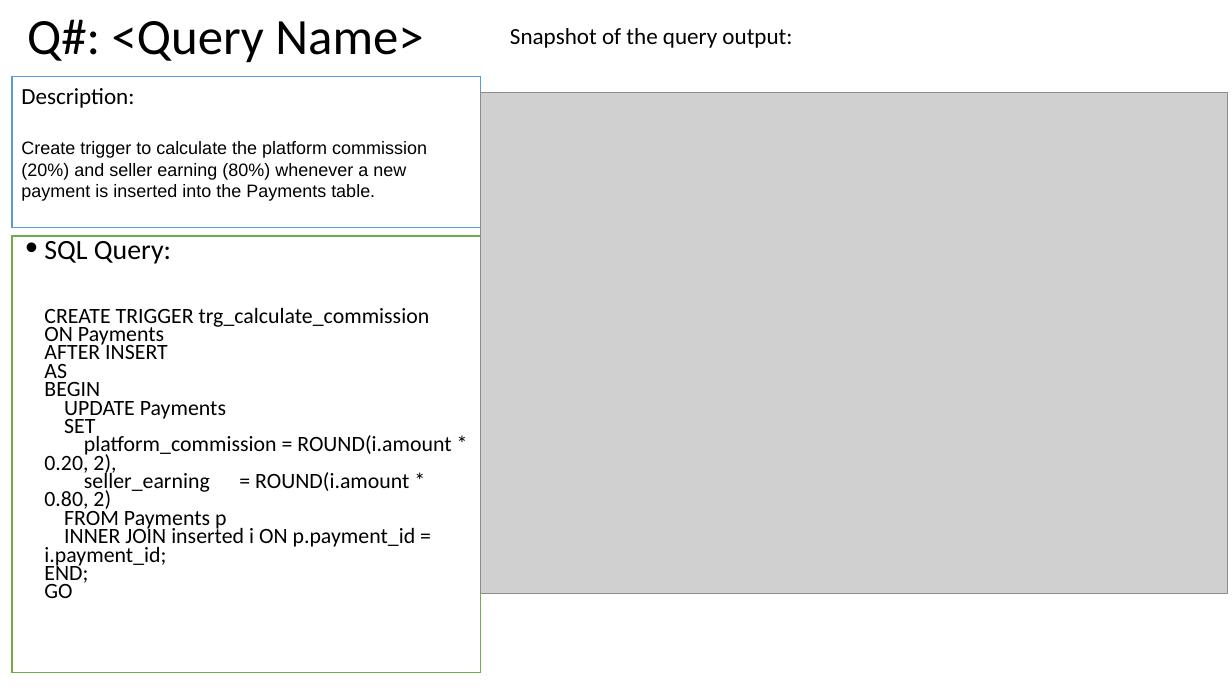
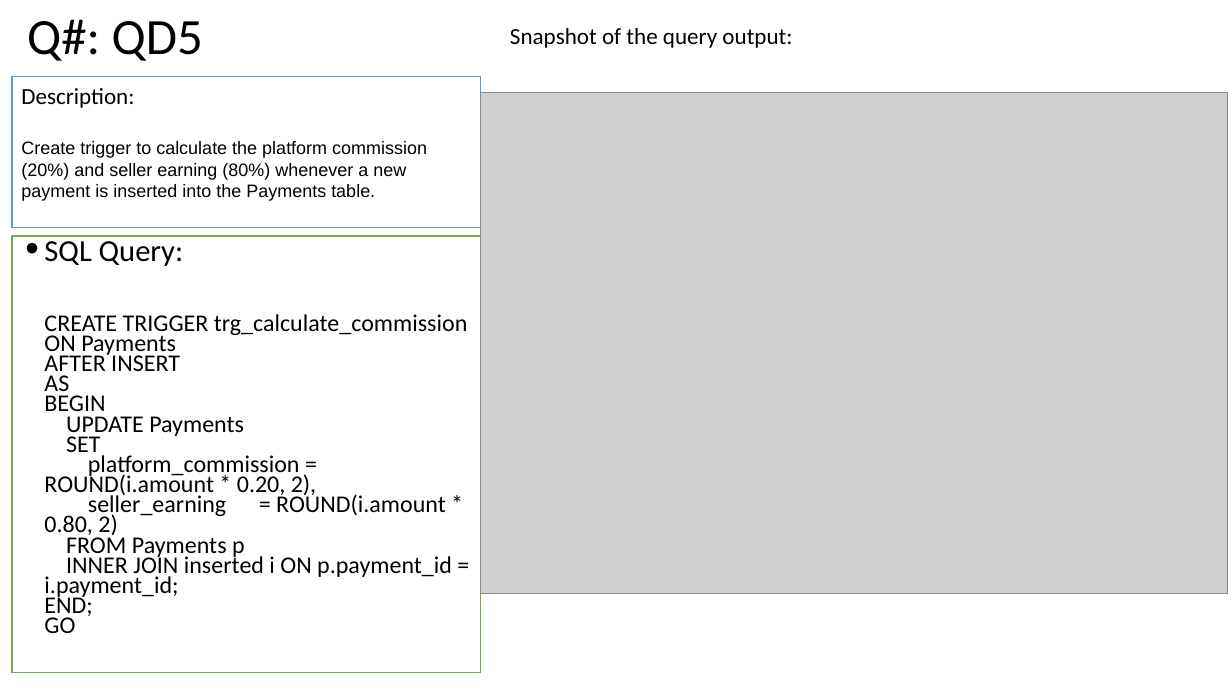
Before and after one commit to adamrodi/CMPS4390, a slide deck: slide 8 of Docs/PA2.pptx. Drawn at 1232x693 pixels with LibreOffice and Linux fonts; fonts in the diff are those of the drawing; grey boxes stand for pictures. Boxes give left, top, right and bottom in pixels: in the first picture for what was removed or moved away, otherwise in the second. Text is boxed around its words. In the diff, an @@ line names an element or a change of style, - is before the commit and + after.

```diff
--- a/Docs/PA2.pptx
+++ b/Docs/PA2.pptx
@@ title at bbox=[27, 19, 203, 61]: text changed @@
-Q#: <Query Name>
+Q#: QD5
@@ text "SQL Query:" at bbox=[12, 236, 481, 672]: size 21.7 to 23.8 pt in "SQL Query:"; size 17.1 to 18.7 pt @@
```
Also in this commit, not shown: 8 other slides changed, 10 slides added, 4 other files.
